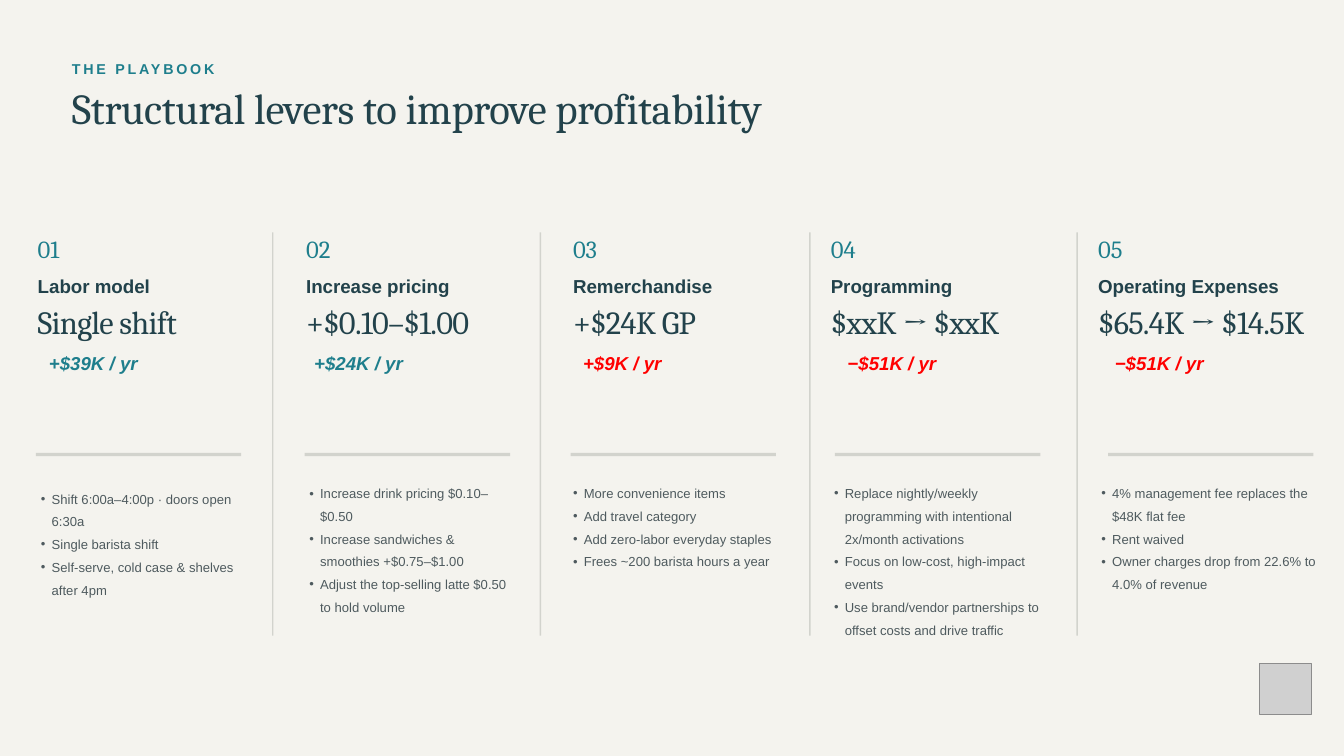
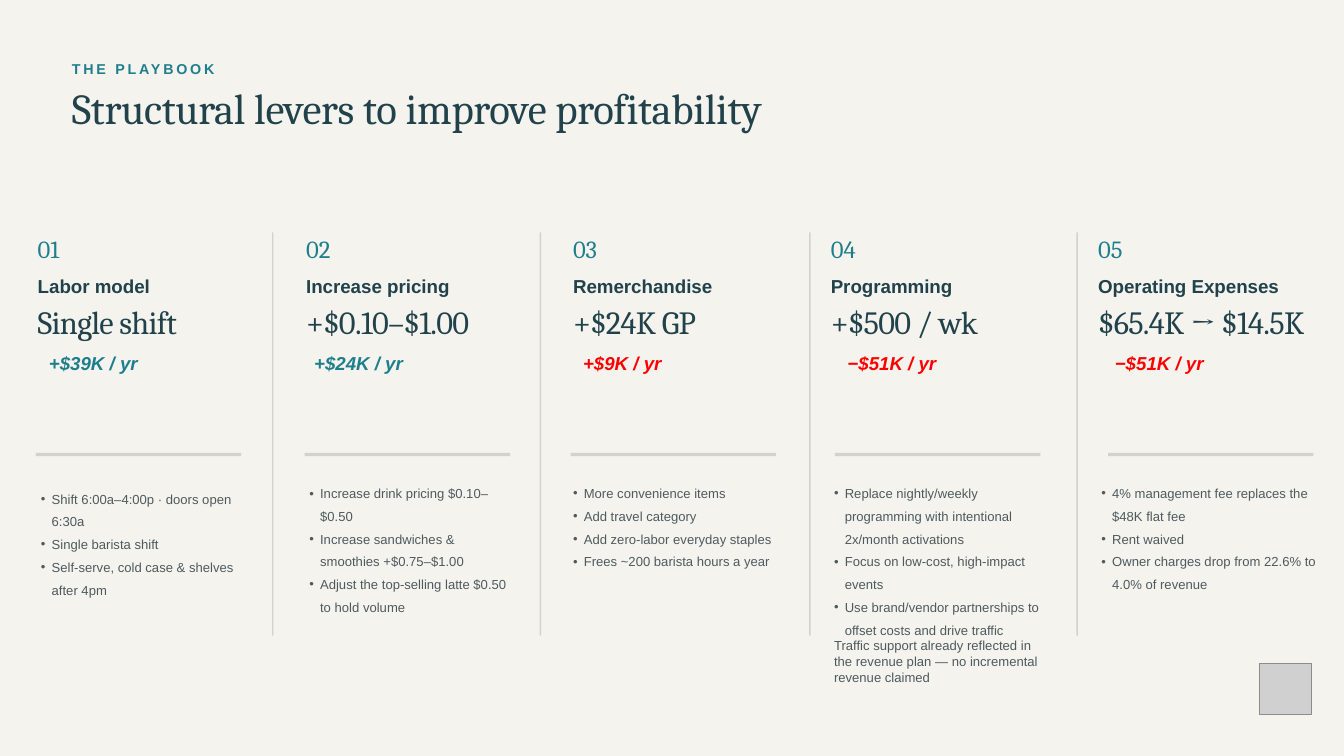
Before and after one commit to rrmethodco/lwvessel, a slide deck: slide 6 of LW_Vessel_Plan_of_Action_071026_6.pptx. Drawn at 1344x756 pixels with LibreOffice and Linux fonts; fonts in the diff are those of the drawing; grey boxes stand for pictures. Boxes give left, top, right and bottom in pixels: in the first picture for what was removed or moved away, otherwise in the second. Text is boxed around its words. In the diff, an @@ line names an element or a change of style, - is before the commit and + after.

```diff
--- a/LW_Vessel_Plan_of_Action_071026_6.pptx
+++ b/LW_Vessel_Plan_of_Action_071026_6.pptx
@@ text at (x1=831, y1=310, x2=978, y2=336): text changed @@
-$xxK → $xxK
++$500 / wk
@@ text at (x1=834, y1=640, x2=1038, y2=682): paragraph added @@
+Traffic support already reflected in the revenue plan — no incremental revenue claimed
```
Also in this commit, not shown: 1 other file.
